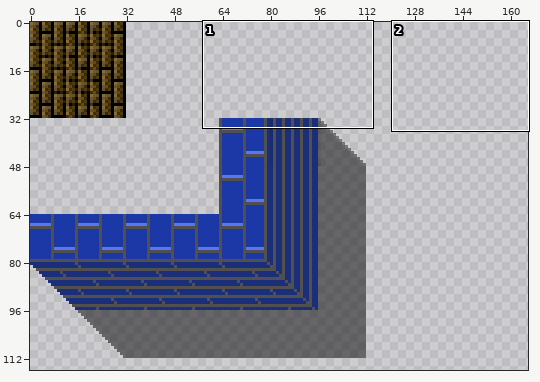
Sprite sheet, stored at src/assets/images/tiles/test.png. The first picture is a wide view before the edit; the outline marks the close-up.
Close-up. As it was:
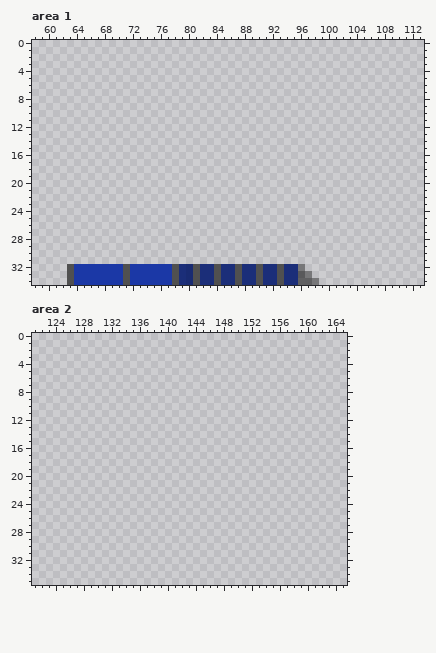
The file is 256x256 pixels. Pixels under 10% opacity are left out. Colours within 5 levels of each other are drawn and written as one. Shown: area 1: x 58..113, y 0..34; area 2: x 121..165, y 0..35. The wide view leaves out empty margins.
After:
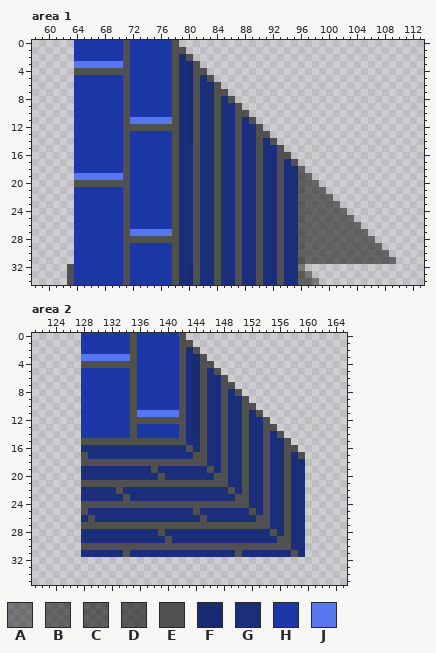
Palette (. is transparent): A #0000006b  B #00000080  C #00000087  D #00000090  E #505050  F #192b72  G #1b2e79  H #1b38a6  J #5676f2
Log entry: Add more wall and shadow tiles
From old to new:
Area 1:
y 0: x 64..78 ............... -> HHHHHHHEHHHHHHE
y 1: x 64..79 ................ -> HHHHHHHEHHHHHHEE
y 2: x 64..80 ................. -> HHHHHHHEHHHHHHEGE
y 3: x 64..81 .................. -> JJJJJJJEHHHHHHEGFE
y 4: x 64..82 ................... -> EEEEEEEEHHHHHHEGFEE
y 5: x 64..83 .................... -> HHHHHHHEHHHHHHEGFEGE
y 6: x 64..84 ..................... -> HHHHHHHEHHHHHHEGFEGGE
y 7: x 64..85 ...................... -> HHHHHHHEHHHHHHEGFEGGEE
y 8: x 64..86 ....................... -> HHHHHHHEHHHHHHEGFEGGEGE
y 9: x 64..87 ........................ -> HHHHHHHEHHHHHHEGFEGGEGGE
y 10: x 64..88 ......................... -> HHHHHHHEHHHHHHEGFEGGEGGEE
y 11: x 64..89 .......................... -> HHHHHHHEJJJJJJEGFEGGEGGEGE
y 12: x 64..90 ........................... -> HHHHHHHEEEEEEEEGFEGGEGGEGGE
y 13: x 64..91 ............................ -> HHHHHHHEHHHHHHEGFEGGEGGEGGEE
y 14: x 64..92 ............................. -> HHHHHHHEHHHHHHEGFEGGEGGEGGEGE
y 15: x 64..93 .............................. -> HHHHHHHEHHHHHHEGGEGGEGGEGGEGGE
y 16: x 64..94 ............................... -> HHHHHHHEHHHHHHEGGEGGEGGEGGEGGEE
y 17: x 64..95 ................................ -> HHHHHHHEHHHHHHEGGEGGEGGEGGEGGEGE
y 18: x 64..96 ................................. -> HHHHHHHEHHHHHHEGGEGGEGGEGGEGGEGGC
y 19: x 64..97 .................................. -> JJJJJJJEHHHHHHEGGEGGEGGEGGEGGEGGCB
y 20: x 64..98 ................................... -> EEEEEEEEHHHHHHEGGEGGEGGEGGEGGEGGCBB
y 21: x 64..99 .................................... -> HHHHHHHEHHHHHHEGGEGGEGGEGGEGGEGGCBBB
y 22: x 64..100 ..................................... -> HHHHHHHEHHHHHHEGGEGGEGGEGGEGGEGGCBBBB
y 23: x 64..101 ...................................... -> HHHHHHHEHHHHHHEGGEGGEGGEGGEGGEGGCBBBBB
y 24: x 64..102 ....................................... -> HHHHHHHEHHHHHHEGGEGGEGGEGGEGGEGGCBBBBBB
y 25: x 64..103 ........................................ -> HHHHHHHEHHHHHHEGGEGGEGGEGGEGGEGGCBBBBBBB
y 26: x 64..104 ......................................... -> HHHHHHHEHHHHHHEGGEGGEGGEGGEGGEGGCBBBBBBBB
y 27: x 64..105 .......................................... -> HHHHHHHEJJJJJJEGGEGGEGGEGGEGGEGGCBBBBBBBBB
y 28: x 64..106 ........................................... -> HHHHHHHEEEEEEEEGGEGGEGGEGGEGGEGGCBBBBBBBBBB
y 29: x 64..107 ............................................ -> HHHHHHHEHHHHHHEGGEGGEGGEGGEGGEGGCBBBBBBBBBBB
y 30: x 64..108 ............................................. -> HHHHHHHEHHHHHHEGGEGGEGGEGGEGGEGGCBBBBBBBBBBBB
y 31: x 64..109 .............................................. -> HHHHHHHEHHHHHHEGGEGGEGGEGGEGGEGGDBBBBBBBBBBBBB
Area 2:
y 0: x 128..142 ............... -> HHHHHHHEHHHHHHE
y 1: x 128..143 ................ -> HHHHHHHEHHHHHHEE
y 2: x 128..144 ................. -> HHHHHHHEHHHHHHEGE
y 3: x 128..145 .................. -> JJJJJJJEHHHHHHEGFE
y 4: x 128..146 ................... -> EEEEEEEEHHHHHHEGFEE
y 5: x 128..147 .................... -> HHHHHHHEHHHHHHEGFEGE
y 6: x 128..148 ..................... -> HHHHHHHEHHHHHHEGFEGGE
y 7: x 128..149 ...................... -> HHHHHHHEHHHHHHEGFEGGEE
y 8: x 128..150 ....................... -> HHHHHHHEHHHHHHEGFEGGEGE
y 9: x 128..151 ........................ -> HHHHHHHEHHHHHHEGFEGGEGGE
y 10: x 128..152 ......................... -> HHHHHHHEHHHHHHEGFEGGEGGEE
y 11: x 128..153 .......................... -> HHHHHHHEJJJJJJEGFEGGEGGEGE
y 12: x 128..154 ........................... -> HHHHHHHEEEEEEEEGFEGGEGGEGGE
y 13: x 128..155 ............................ -> HHHHHHHEHHHHHHEGFEGGEGGEGGEE
y 14: x 128..156 ............................. -> HHHHHHHEHHHHHHEGFEGGEGGEGGEGE
y 15: x 128..157 .............................. -> EEEEEEEEEEEEEEEGGEGGEGGEGGEGGE
y 16: x 128..158 ............................... -> GGGGGGGGGGGGGGGEGEGGEGGEGGEGGEE
y 17: x 128..159 ................................ -> EGGGGGGGGGGGGGGGEEGGEGGEGGEGGEGE
y 18: x 128..159 ................................ -> EEEEEEEEEEEEEEEEEEGGEGGEGGEGGEGG
y 19: x 128..159 ................................ -> GGGGGGGGGGEGGGGGGGEGEGGEGGEGGEGG
y 20: x 128..159 ................................ -> GGGGGGGGGGGEGGGGGGGEEGGEGGEGGEGG
y 21: x 128..159 ................................ -> EEEEEEEEEEEEEEEEEEEEEGGEGGEGGEGG
y 22: x 128..159 ................................ -> GGGGGEGGGGGGGGGGGGGGGEGEGGEGGEGG
y 23: x 128..159 ................................ -> GGGGGGEGGGGGGGGGGGGGGGEEGGEGGEGG
y 24: x 128..159 ................................ -> EEEEEEEEEEEEEEEEEEEEEEEEGGEGGEGG
y 25: x 128..159 ................................ -> EGGGGGGGGGGGGGGGEGGGGGGGEGEGGEGG
y 26: x 128..159 ................................ -> GEGGGGGGGGGGGGGGGEGGGGGGGEEGGEGG
y 27: x 128..159 ................................ -> EEEEEEEEEEEEEEEEEEEEEEEEEEEGGEGG
y 28: x 128..159 ................................ -> GGGGGGGGGGGEGGGGGGGGGGGGGGGEGEGG
y 29: x 128..159 ................................ -> GGGGGGGGGGGGEGGGGGGGGGGGGGGGEEGG
y 30: x 128..159 ................................ -> EEEEEEEEEEEEEEEEEEEEEEEEEEEEEEGG
y 31: x 128..159 ................................ -> GGGGGGEGGGGGGGGGGGGGGGEGGGGGGGEG
